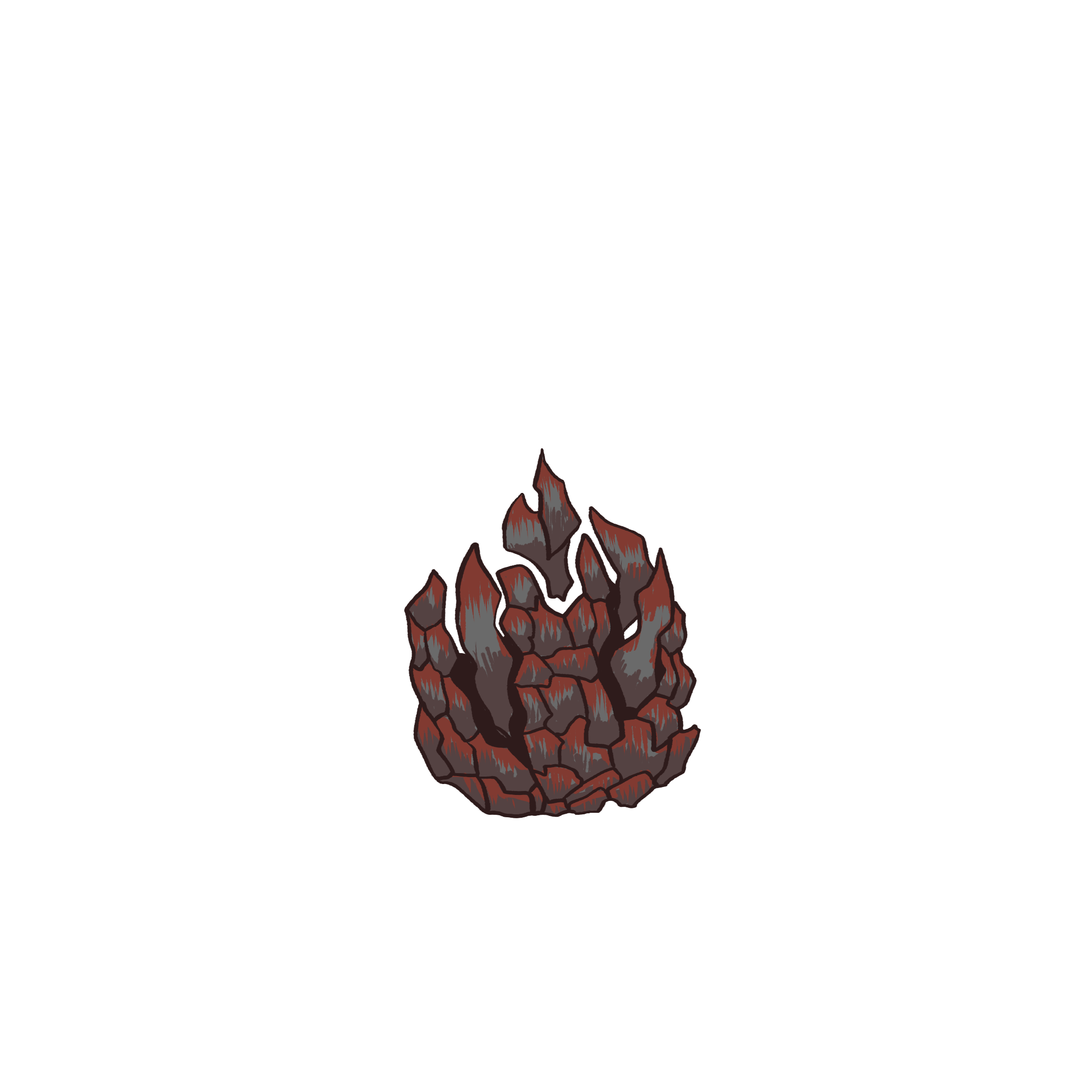
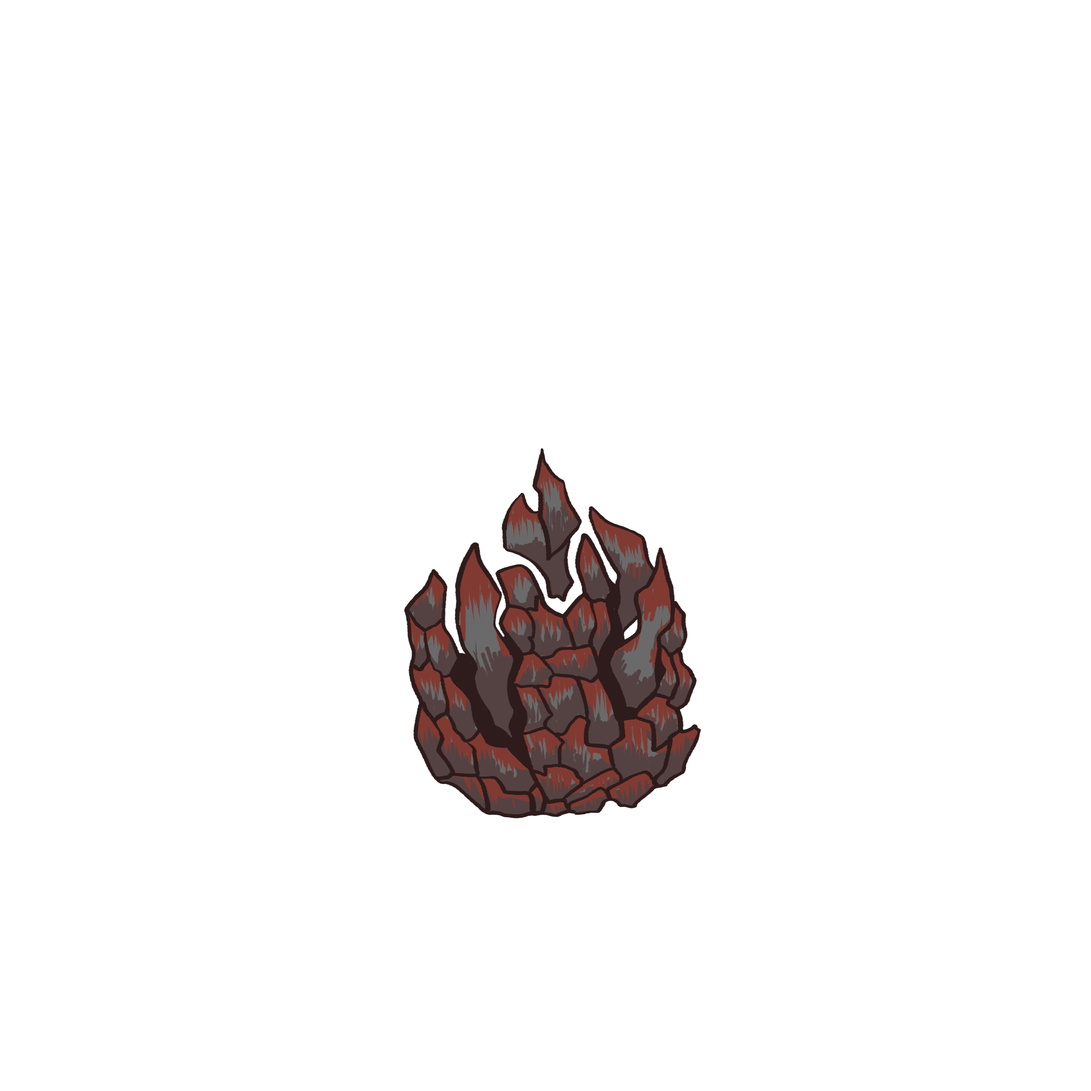
Layers edited between the first and the second (1091, 1091) image:
painted on "roca5" over left=613, top=670, right=651, bottom=698
painted on "roca4" over left=624, top=625, right=628, bottom=629
painted on "roca1" over left=496, top=636, right=514, bottom=739
